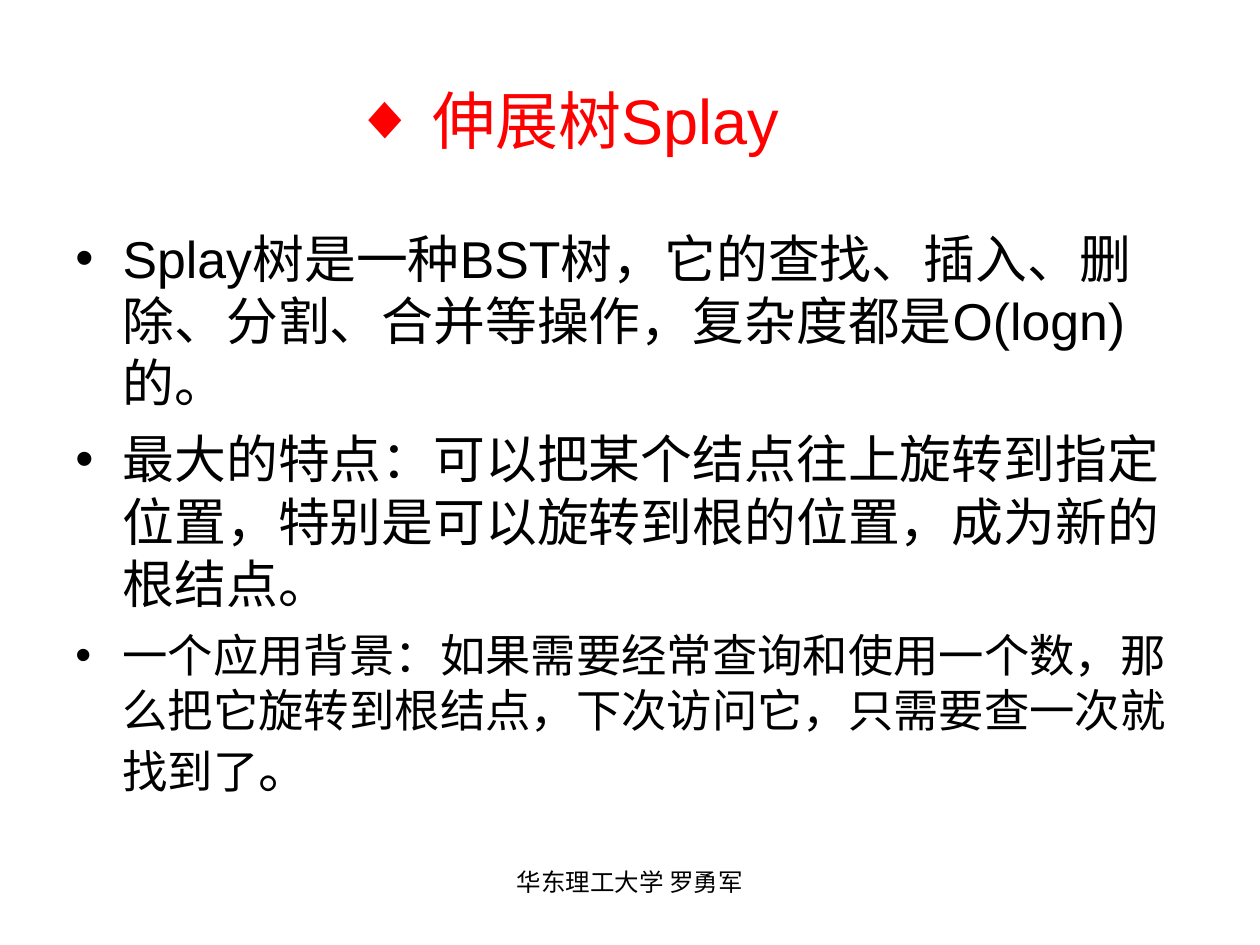
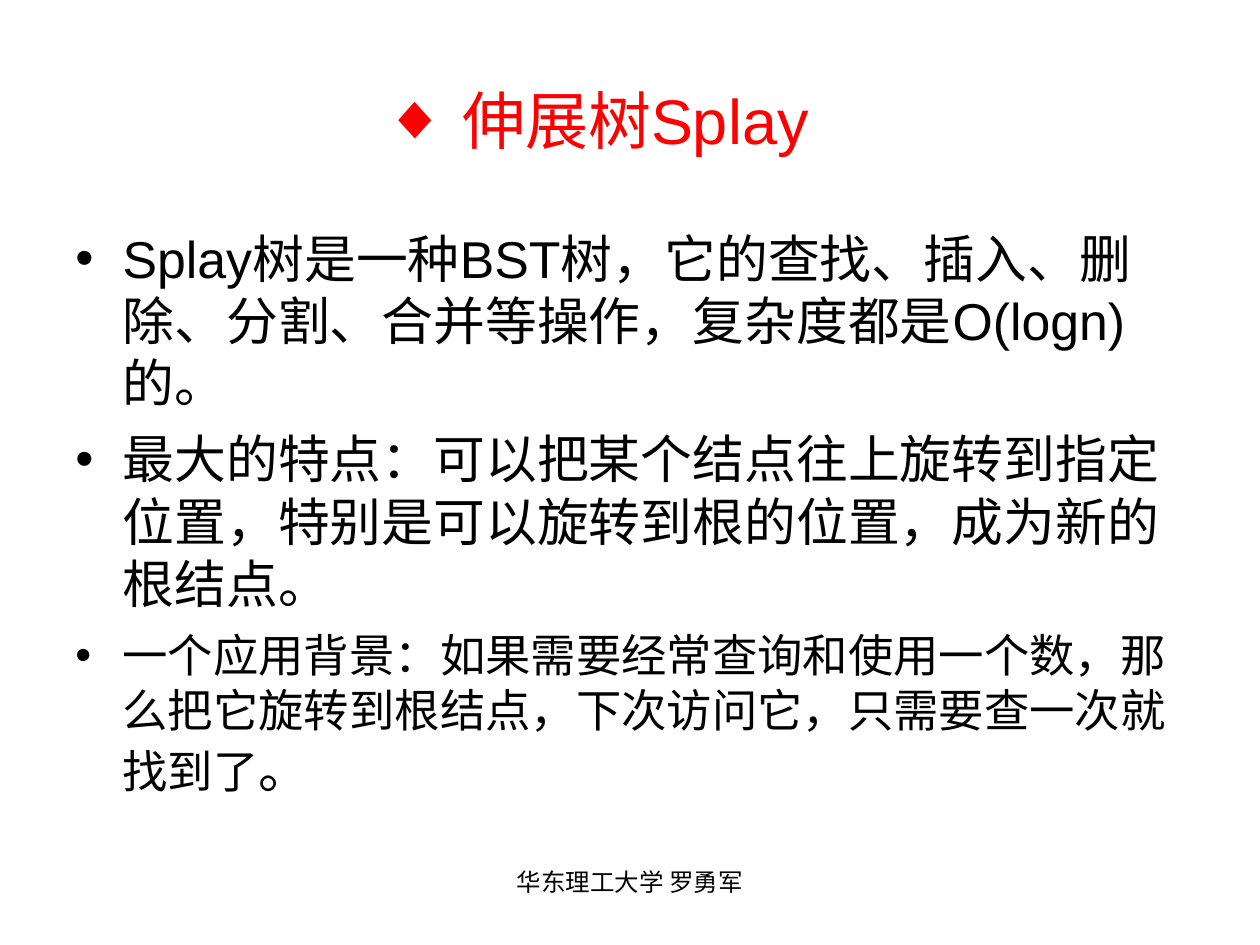
Before and after one commit to luoyongjun999/code, a slide deck: slide 62 of 第5章高级数据结构(上).ppt (slide 61 before the commit). Drawn at 1260x945 pixels with LibreOffice and Linux fonts; fonts in the diff are those of the drawing. Boxes give left, top, right and bottom in pixels: in the first picture for what was removed or moved away, otherwise in the second. Text is boxed around its words. In the diff, an @@ line names an element or a change of style, - is before the commit and + after.

```diff
--- a/第5章高级数据结构(上).ppt
+++ b/第5章高级数据结构(上).ppt
@@ title "伸展树Splay": place and size @@
-title "伸展树Splay" at <box>432,91,779,157</box>
+title "伸展树Splay" at <box>462,91,808,157</box>
```
Also in this commit, not shown: 7 other slides changed, 1 slide added.
